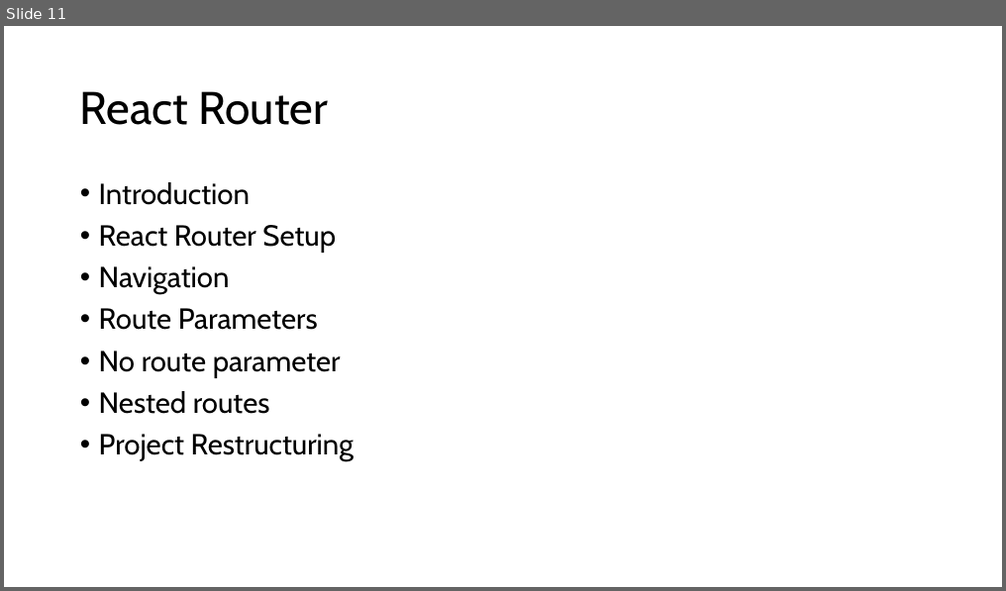
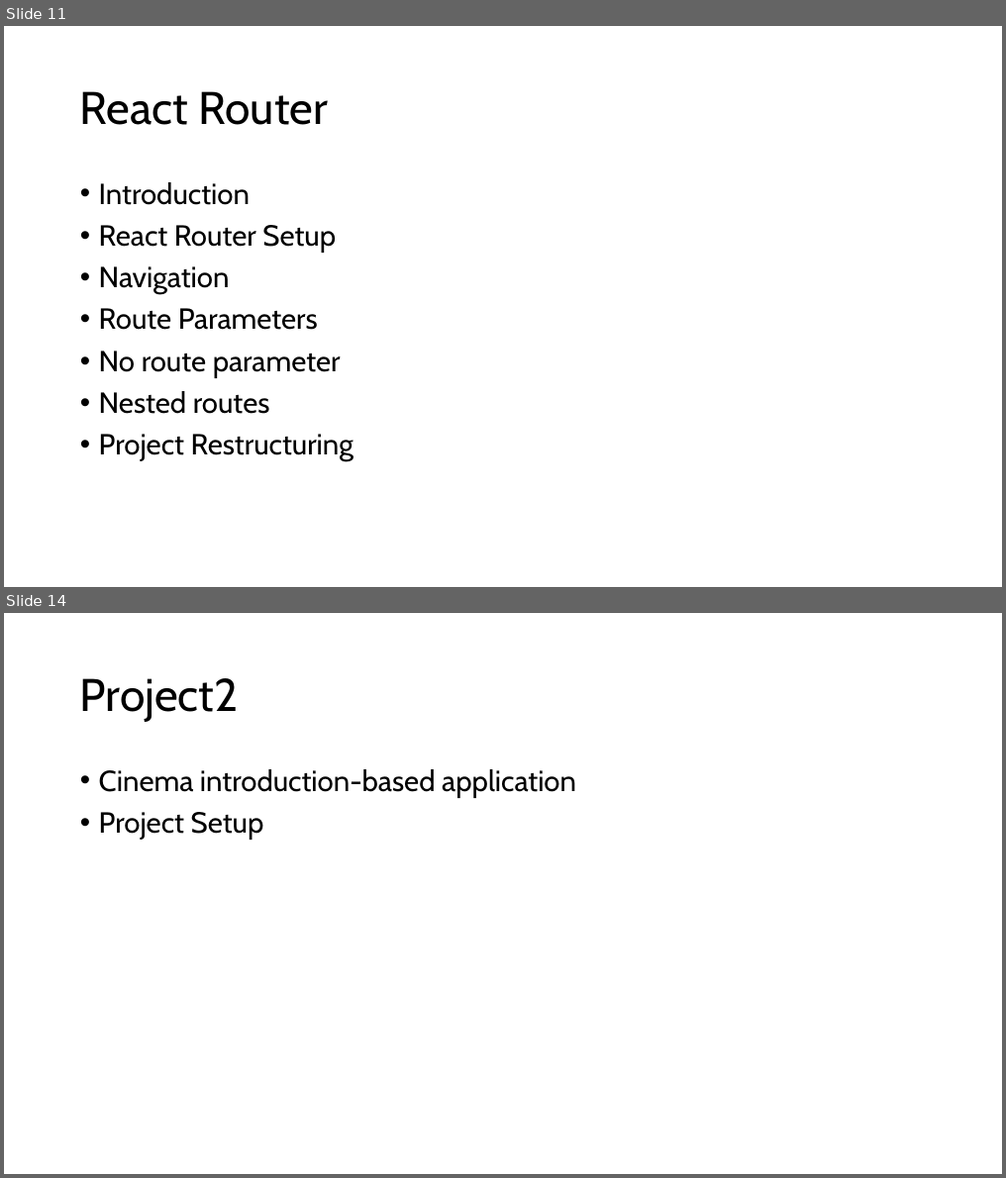
Before and after one commit to PiyushChaturvedii/Batch05, a slide deck: react/react.pptx. Shown one above the other, each under a label of ours: slide 11 before the commit, slides 11 and 14 after it; the slides between them are not shown. The pictures are 1006x591 and 1006x1178 pixels, drawn with LibreOffice and Linux fonts; fonts in the diff are those of the drawing. Boxes give left, top, right and bottom in pixels: in the first picture for what was removed or moved away, otherwise in the second. Text is boxed around its words. In the diff, an @@ line names an element or a change of style, - is before the commit and + after.

Commit message:
project2

```diff
--- a/react/react.pptx
+++ b/react/react.pptx
@@ slide 14 added at (4,613,1002,1174), background #FFFFFF @@
@@ title added at (80,678,239,722), 44 pt, text #000000 @@
+Project2
@@ text added at (99,769,576,840), 28 pt, text #000000 @@
+• Cinema introduction-based application
+• Project Setup
```
Also in this commit, not shown: 2 other slides added, 1 slide removed, 50 other files.
